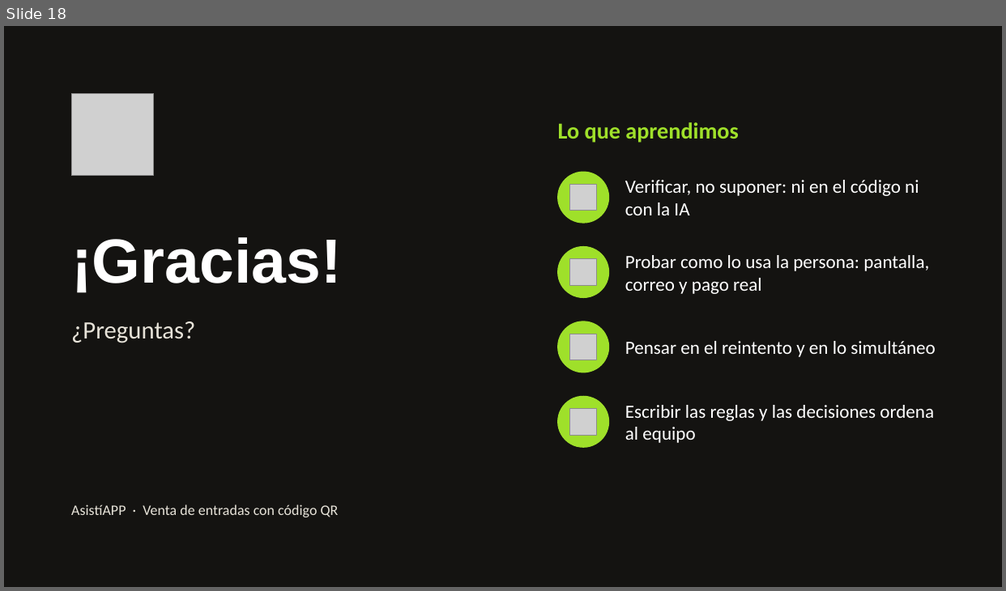
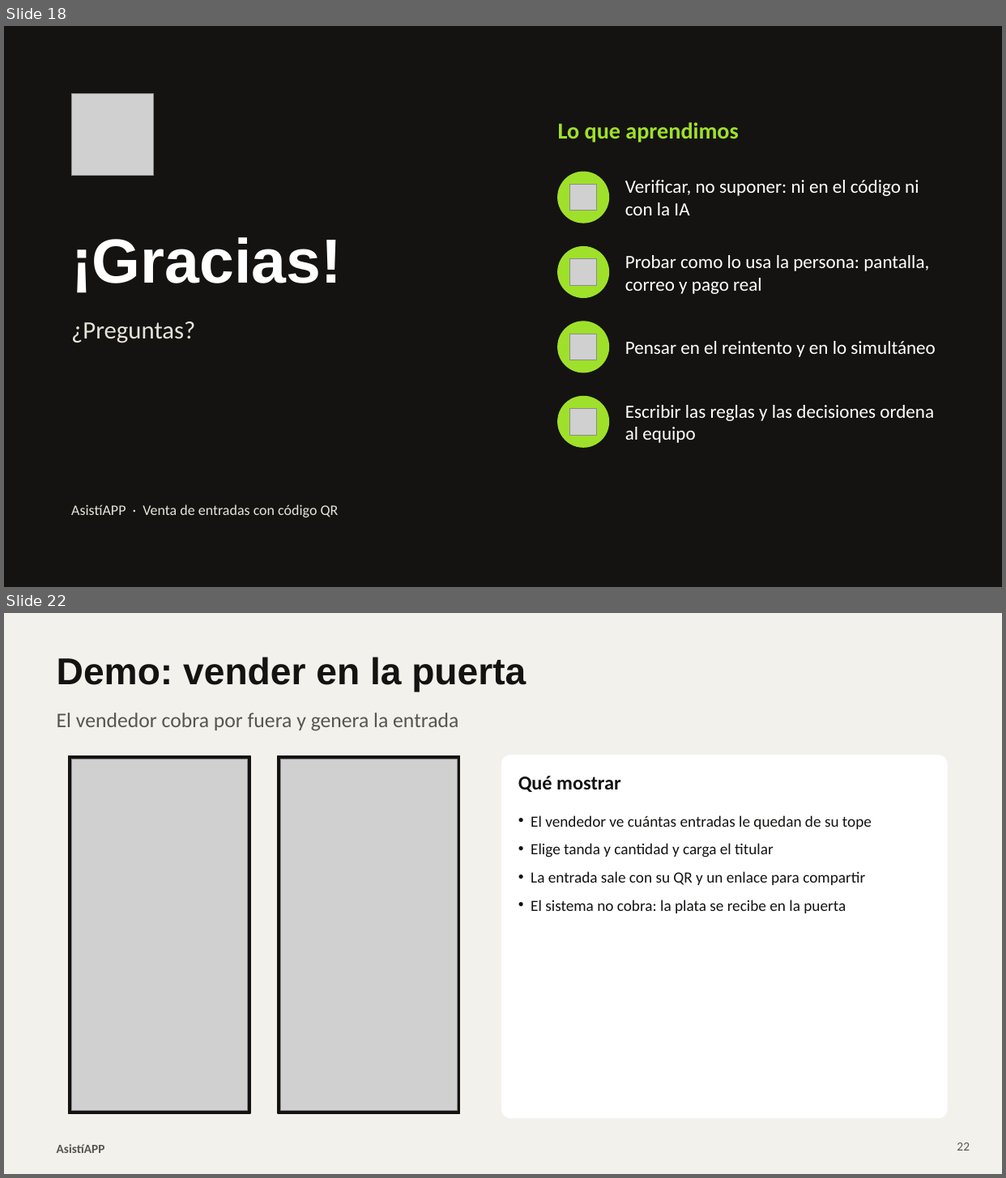
Before and after one commit to emisero8/proy_asistiapp, a slide deck: entrega-demo/presentacion.pptx. Shown one above the other, each under a label of ours: slide 18 before the commit, slides 18 and 22 after it; the slides between them are not shown. The pictures are 1006x591 and 1006x1178 pixels, drawn with LibreOffice and Linux fonts; fonts in the diff are those of the drawing; grey boxes stand for pictures. Boxes give left, top, right and bottom in pixels: in the first picture for what was removed or moved away, otherwise in the second. Text is boxed around its words. In the diff, an @@ line names an element or a change of style, - is before the commit and + after.

Commit message:
docs: presentación con capturas de la app y respaldo de la demo
Capturas en la diapositiva de la solución y seis diapositivas de respaldo (19 a 24), se aclara la cifra
de casos de uso, las pruebas quedan a la vista (616 en el backend) y se actualizan guion y machete.

```diff
--- a/entrega-demo/presentacion.pptx
+++ b/entrega-demo/presentacion.pptx
@@ slide 22 added at <box>4,613,1002,1174</box>, background #F3F1EC @@
@@ title added at <box>57,657,526,692</box>, 36 pt, text #141311, bold @@
+Demo: vender en la puerta
@@ text added at <box>57,713,458,731</box>, 20 pt, text #56554F @@
+El vendedor cobra por fuera y genera la entrada
@@ rectangle added at <box>68,756,250,1114</box>, fill #141311, outline #141311 1 pt @@
@@ rectangle added at <box>278,756,460,1114</box>, fill #141311, outline #141311 1 pt @@
@@ rounded rectangle added at <box>502,756,948,1118</box>, fill #FFFFFF, outline #FFFFFF 0.75 pt @@
@@ picture added at <box>71,759,247,1111</box> @@
@@ picture added at <box>281,759,457,1111</box> @@
@@ text added at <box>518,776,620,792</box>, 19 pt, text #141311, bold @@
+Qué mostrar
@@ text added at <box>530,815,872,914</box>, 15 pt, text #141311 @@
+• El vendedor ve cuántas entradas le quedan de su tope
+• Elige tanda y cantidad y carga el titular
+• La entrada sale con su QR y un enlace para compartir
+• El sistema no cobra: la plata se recibe en la puerta
@@ text added at <box>57,1144,105,1153</box>, 12 pt, text #56554F, bold @@
+AsistíAPP
@@ page number added at <box>957,1143,970,1151</box>, 12 pt, text #56554F @@
+22
```
Also in this commit, not shown: 3 slides changed, 5 other slides added, 6 other files.
